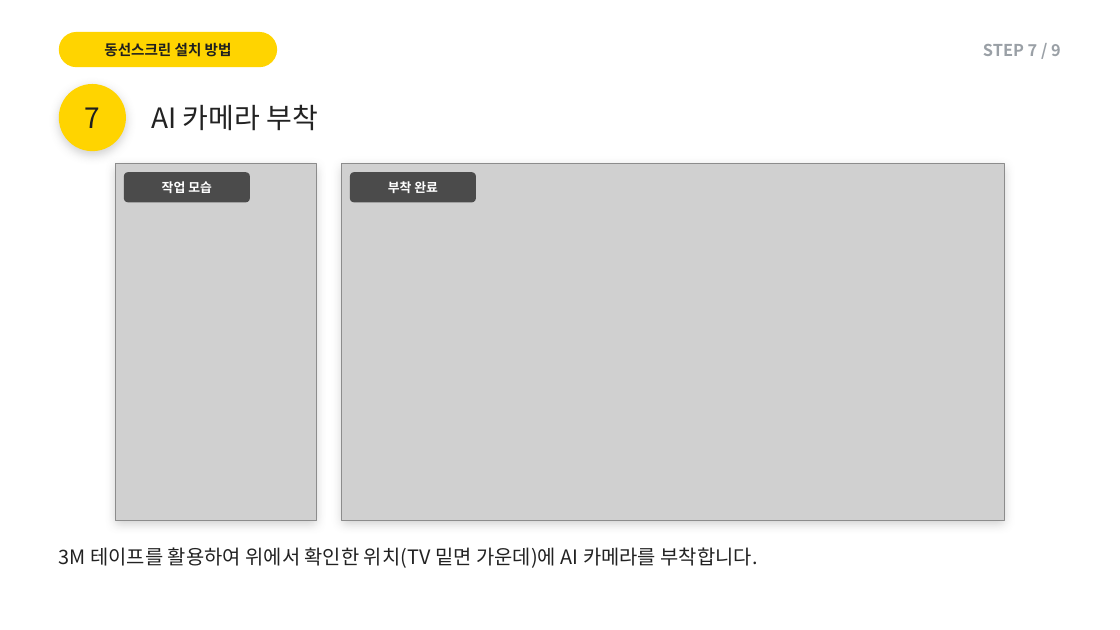
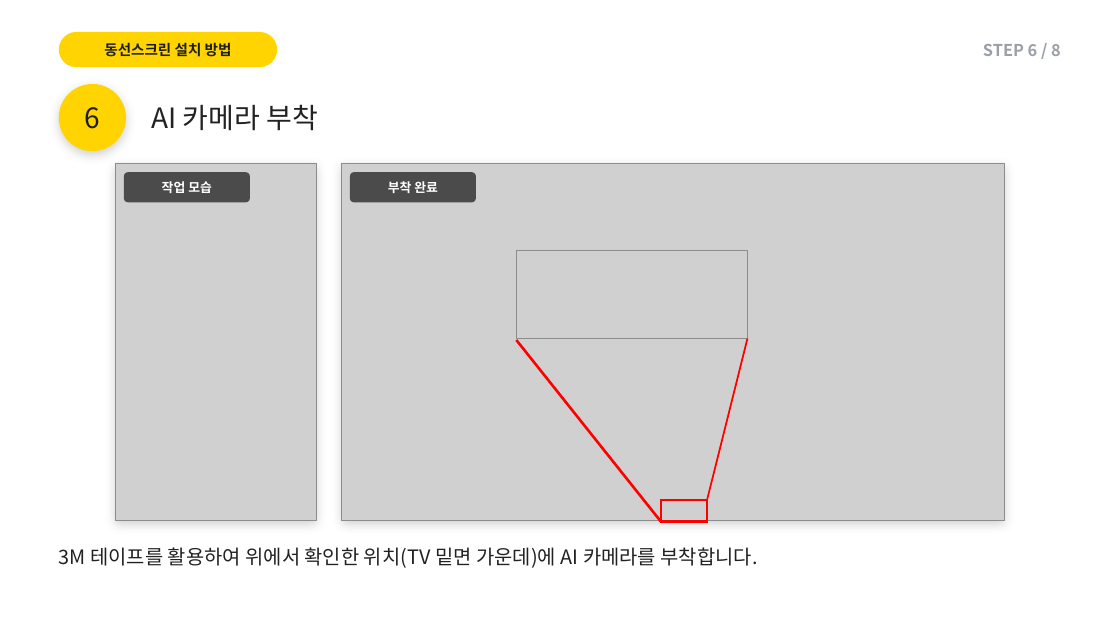
Before and after one commit to alsdn2947/ars, a slide deck: slide 11 of 이마트_AI카메라_설치매뉴얼.pptx (slide 12 before the commit). Drawn at 1120x630 pixels with LibreOffice and Linux fonts; fonts in the diff are those of the drawing; grey boxes stand for pictures. Boxes give left, top, right and bottom in pixels: in the first picture for what was removed or moved away, otherwise in the second. Text is boxed around its words. In the diff, an @@ line names an element or a change of style, - is before the commit and + after.

```diff
--- a/이마트_AI카메라_설치매뉴얼.pptx
+++ b/이마트_AI카메라_설치매뉴얼.pptx
@@ text at box(983, 44, 1061, 56): text changed @@
-STEP 7 / 9
+STEP 6 / 8
@@ text at box(85, 107, 101, 129): text changed @@
-7
+6
@@ group added at box(517, 250, 748, 522): 2 lines, 1 rectangle, 1 picture @@
```
Also in this commit, not shown: 10 other slides changed, 1 slide added, 2 slides removed.
